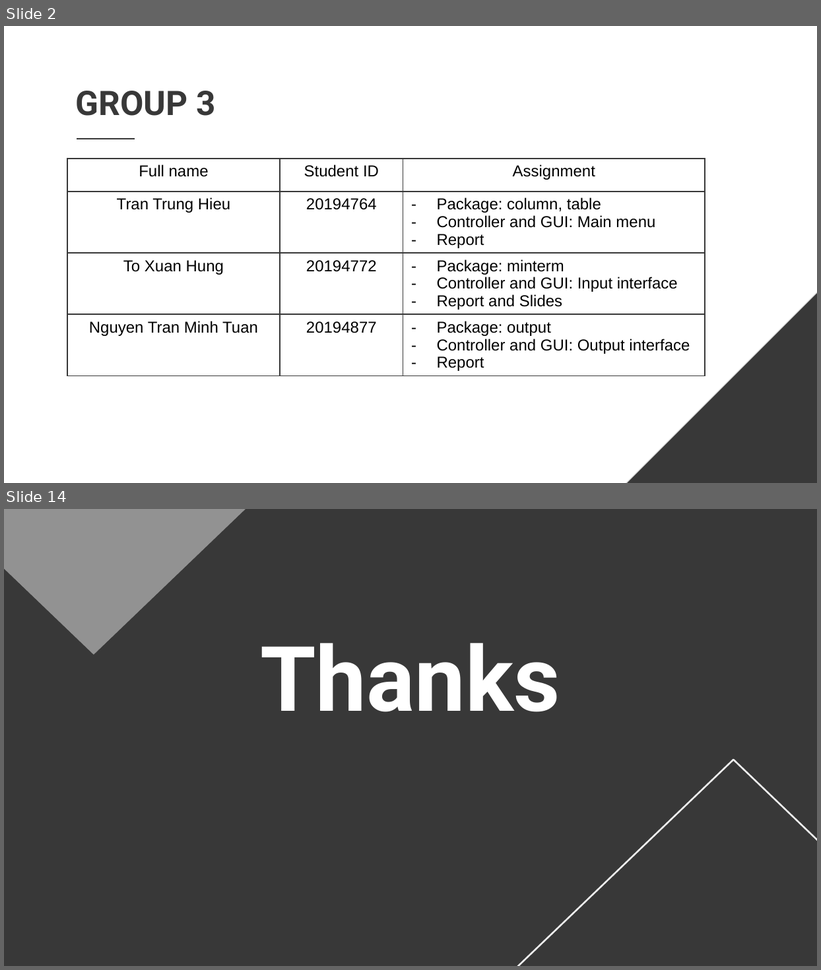
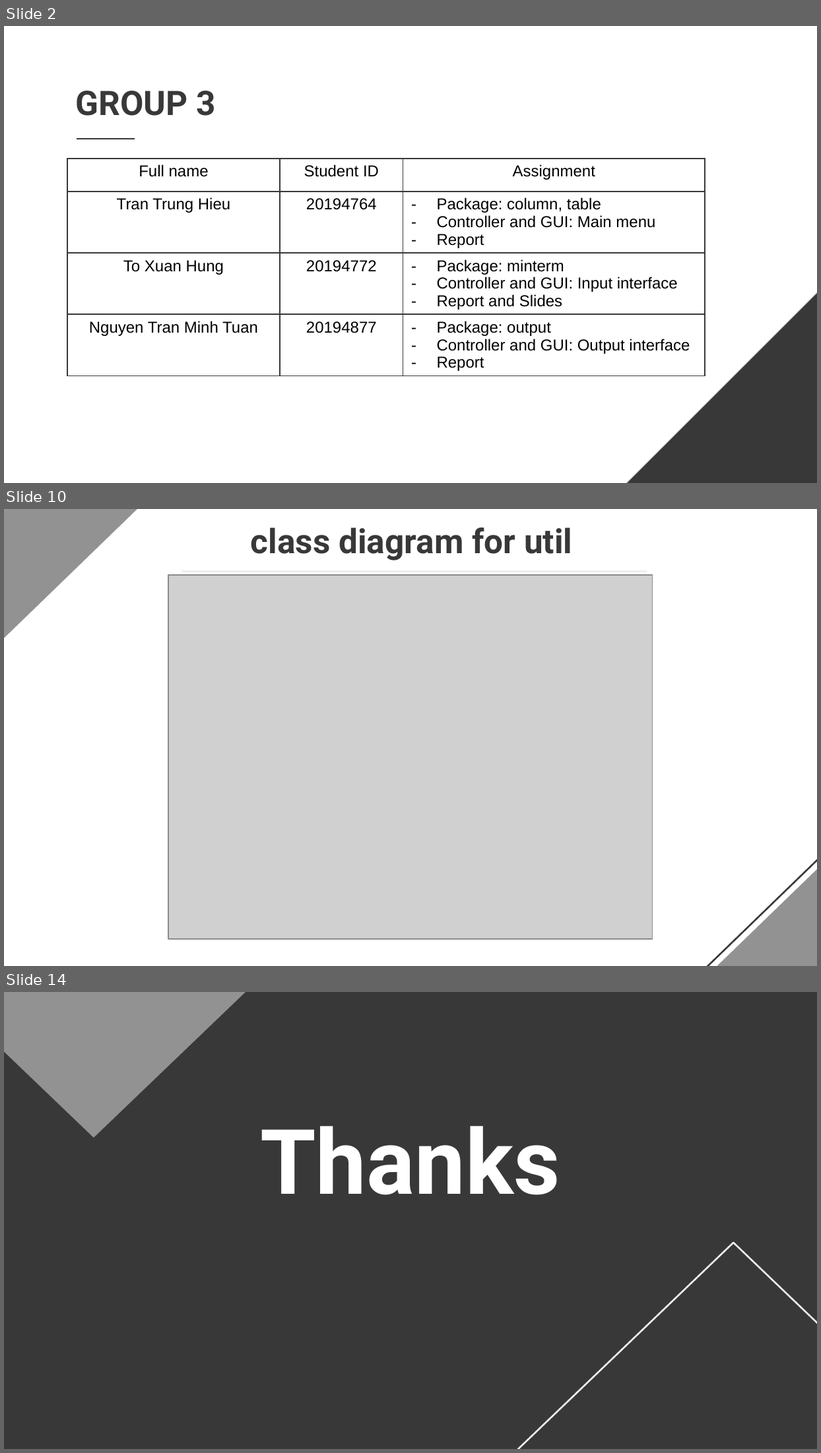
Before and after one commit to XHung09/OOLT.ICT.20202.Team3, a slide deck: presentation/Final Project OOP Slides.pptx. Shown one above the other, each under a label of ours: slides 2 and 14 before the commit, slides 2, 10 and 14 after it; the slides between them are not shown. The pictures are 821x970 and 821x1453 pixels, drawn with LibreOffice and Linux fonts; fonts in the diff are those of the drawing; grey boxes stand for pictures. Boxes give left, top, right and bottom in pixels: in the first picture for what was removed or moved away, otherwise in the second. Text is boxed around its words. In the diff, an @@ line names an element or a change of style, - is before the commit and + after.

```diff
--- a/presentation/Final Project OOP Slides.pptx
+++ b/presentation/Final Project OOP Slides.pptx
@@ slide 10 added at (4,509,817,966), background #FFFFFF @@
@@ right triangle added at (4,509,234,708), fill #929292 @@
@@ text added at (251,527,572,560), 30 pt, text #383838, bold @@
+class diagram for util
@@ picture added at (168,575,653,939) @@
@@ line added from (182, 572) to (648, 572), #EEEEEE 1.5 pt @@
@@ right triangle added at (634,745,817,966), outline #383838 1.5 pt @@
@@ right triangle added at (642,745,817,966), fill #929292 @@
```
Also in this commit, not shown: 10 slides changed, 1 slide removed, 1 other file.
